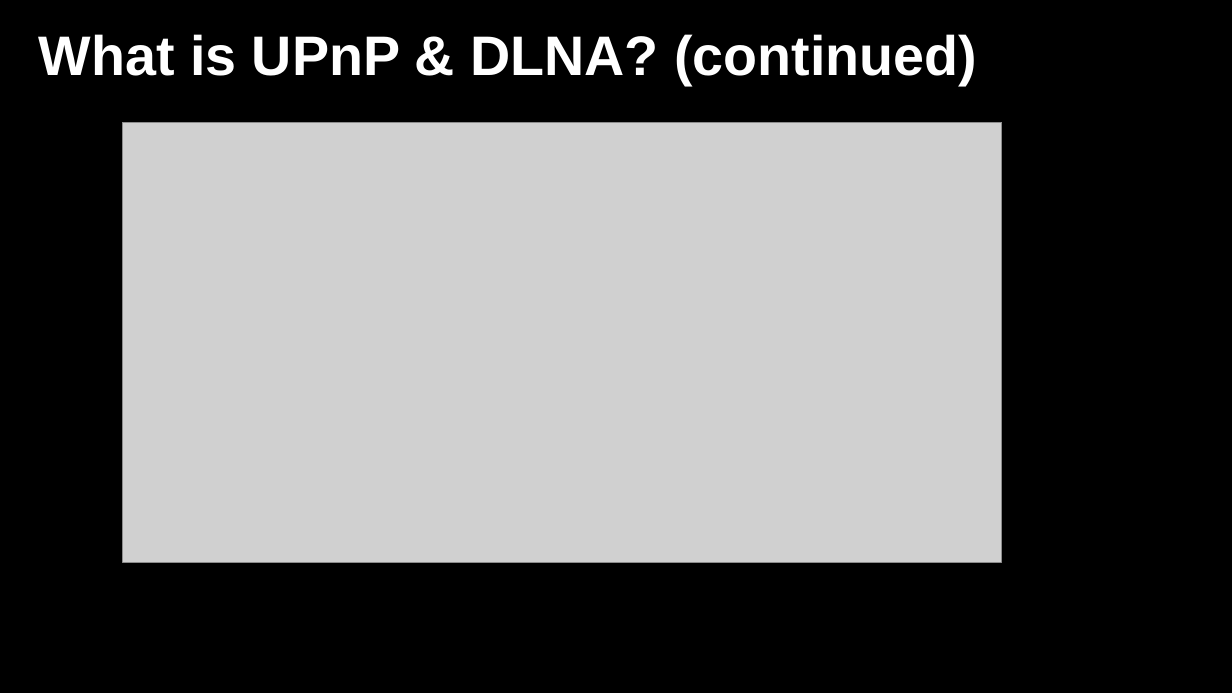
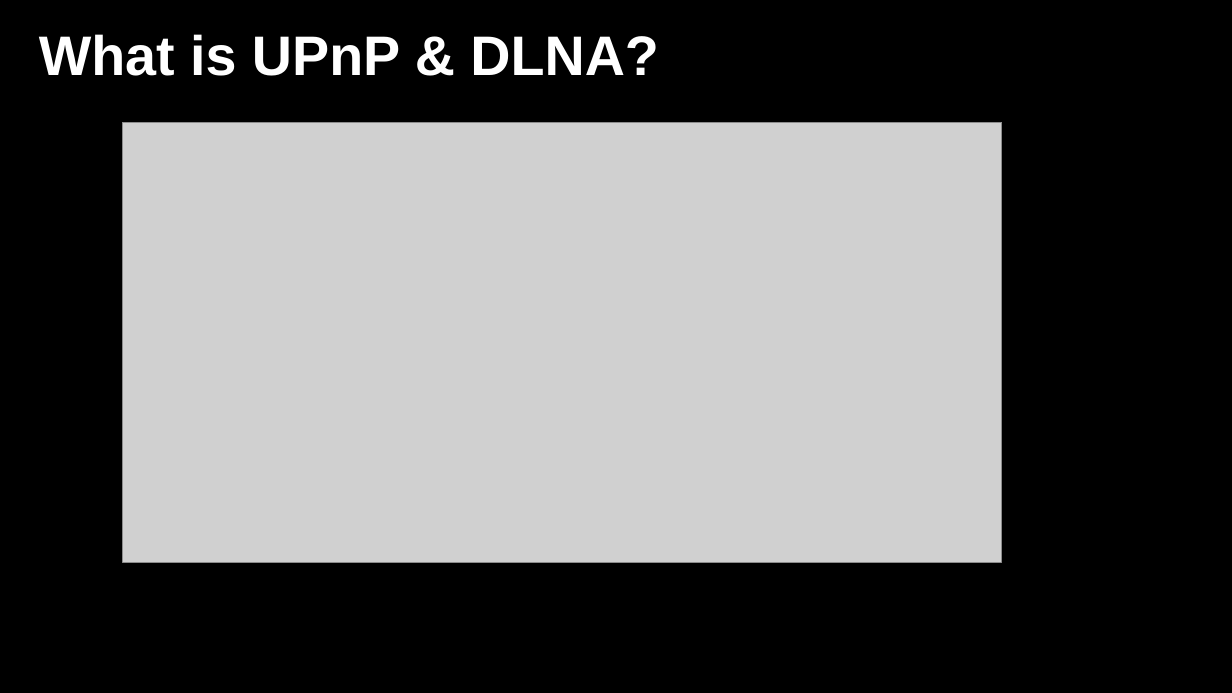
Before and after one commit to zeenix/rygel-presentation-2009, a slide deck: slide 2 of slides.odp (slide 3 before the commit). Drawn at 1232x693 pixels with LibreOffice and Linux fonts; fonts in the diff are those of the drawing; grey boxes stand for pictures; background and template pictures are left out. Boxes give left, top, right and bottom in pixels: in the first picture for what was removed or moved away, otherwise in the second. Text is boxed around its words. In the diff, an @@ line names an element or a change of style, - is before the commit and + after.

Commit message:
Show picture first and then explain details

```diff
--- a/slides.odp
+++ b/slides.odp
@@ title at bbox=[39, 34, 658, 76]: text changed @@
-What is UPnP & DLNA? (continued)
+What is UPnP & DLNA?
```
